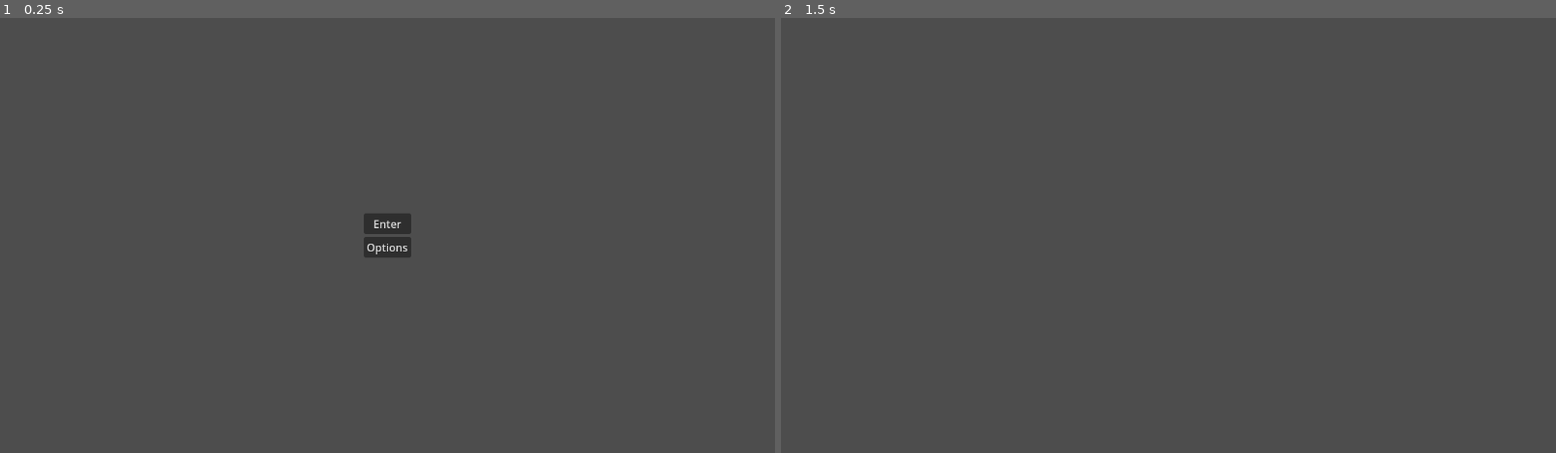
Above: before the commit, frames 1-2 (left to right).
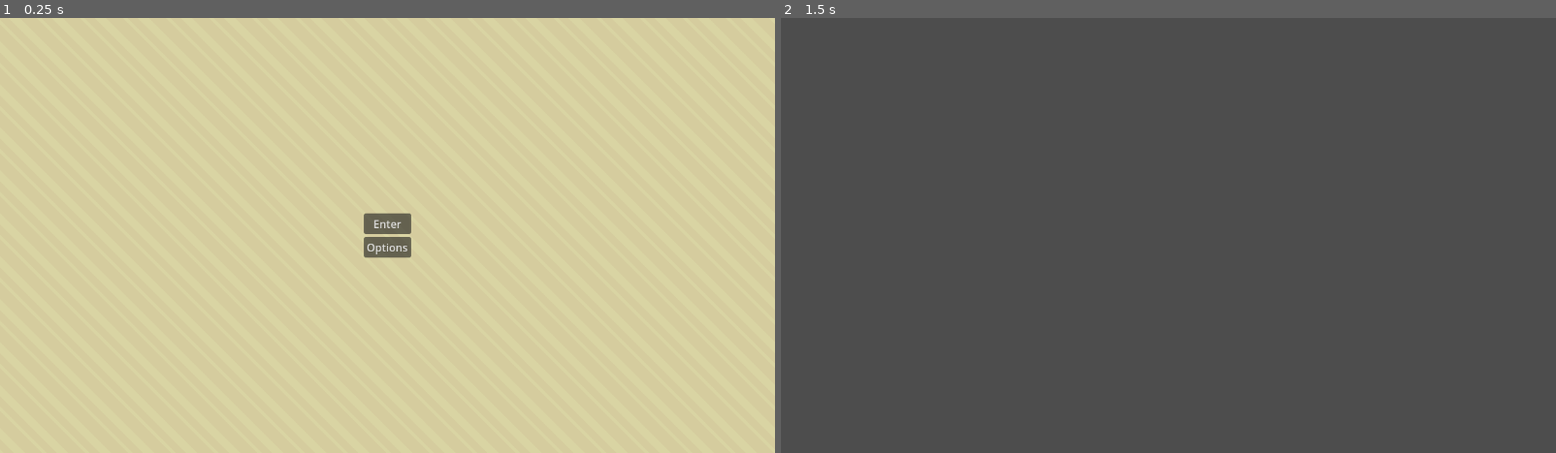
Above: after the commit, the same moments.

Repository: BragdonD/plant-care
Game: Godot game, scene res://main.tscn
Two runs of this game, one before a commit and one after it. Both use one fixed random seed, a clock stepped at 60 frames per second and the inputs below.
Inputs:
- Up to frame 1 (0.25 s): no input
- Up to frame 2 (1.5 s): click "Enter" at 0.5 s; tap Enter at 1.25 s

The runs differ from the first frame. In frame 1, 100% of the frame differs, in the area x 0-100%, y 0-100%; in frame 2, nothing differs.

Commit message:
feat: add general background

Diff:
--- a/main.tscn
+++ b/main.tscn
@@ -1,10 +1,21 @@
-[gd_scene load_steps=3 format=3 uid="uid://kc3lwodn78d0"]
+[gd_scene load_steps=4 format=3 uid="uid://kc3lwodn78d0"]
 
 [ext_resource type="PackedScene" uid="uid://bha7ghs4coqms" path="res://scene/menu.tscn" id="1_7h0w0"]
+[ext_resource type="Texture2D" uid="uid://5x12bdvtbofe" path="res://assets/background/yellow.png" id="1_hdwqh"]
 [ext_resource type="PackedScene" uid="uid://wqsqmab7belf" path="res://scene/game.tscn" id="2_5wlhu"]
 
 [node name="Main" type="Node"]
 
+[node name="TextureRect" type="TextureRect" parent="."]
+texture_filter = 1
+anchors_preset = 15
+anchor_right = 1.0
+anchor_bottom = 1.0
+grow_horizontal = 2
+grow_vertical = 2
+texture = ExtResource("1_hdwqh")
+stretch_mode = 1
+
 [node name="Menu" parent="." instance=ExtResource("1_7h0w0")]
 
 [node name="Game" parent="." instance=ExtResource("2_5wlhu")]
